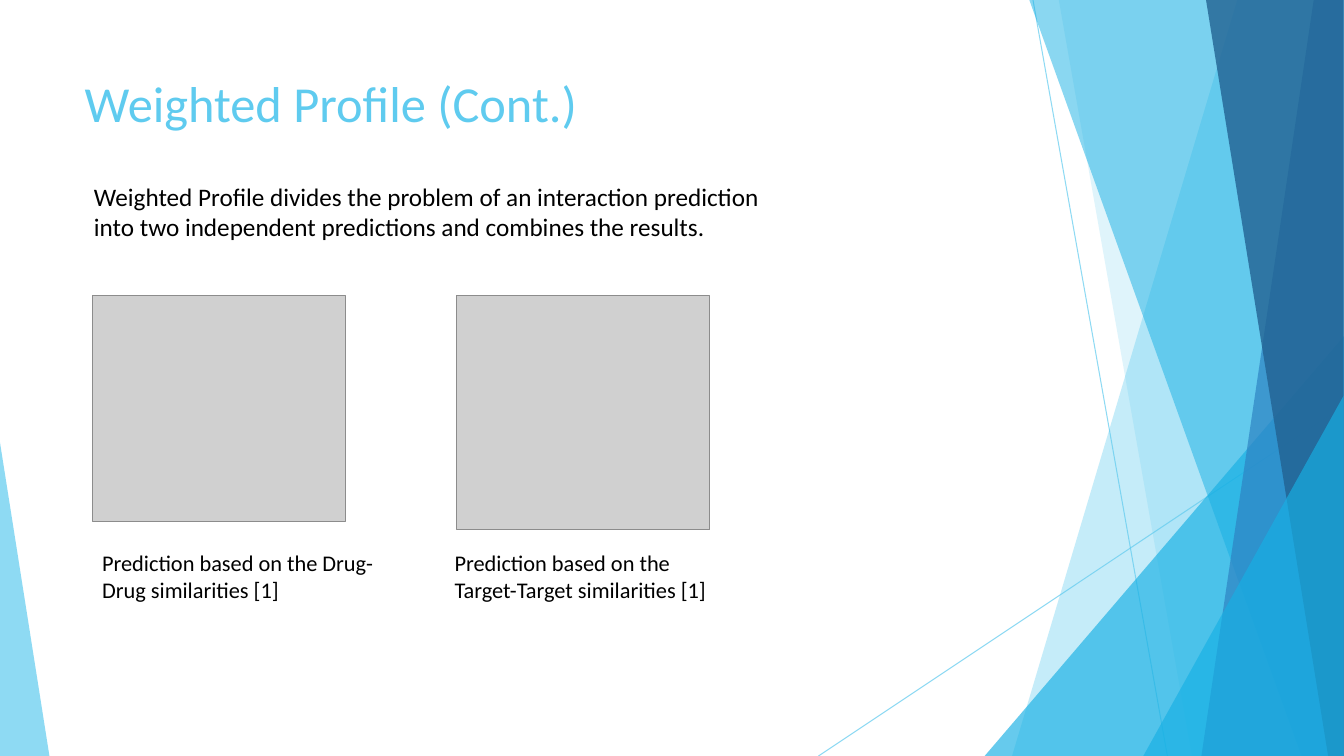
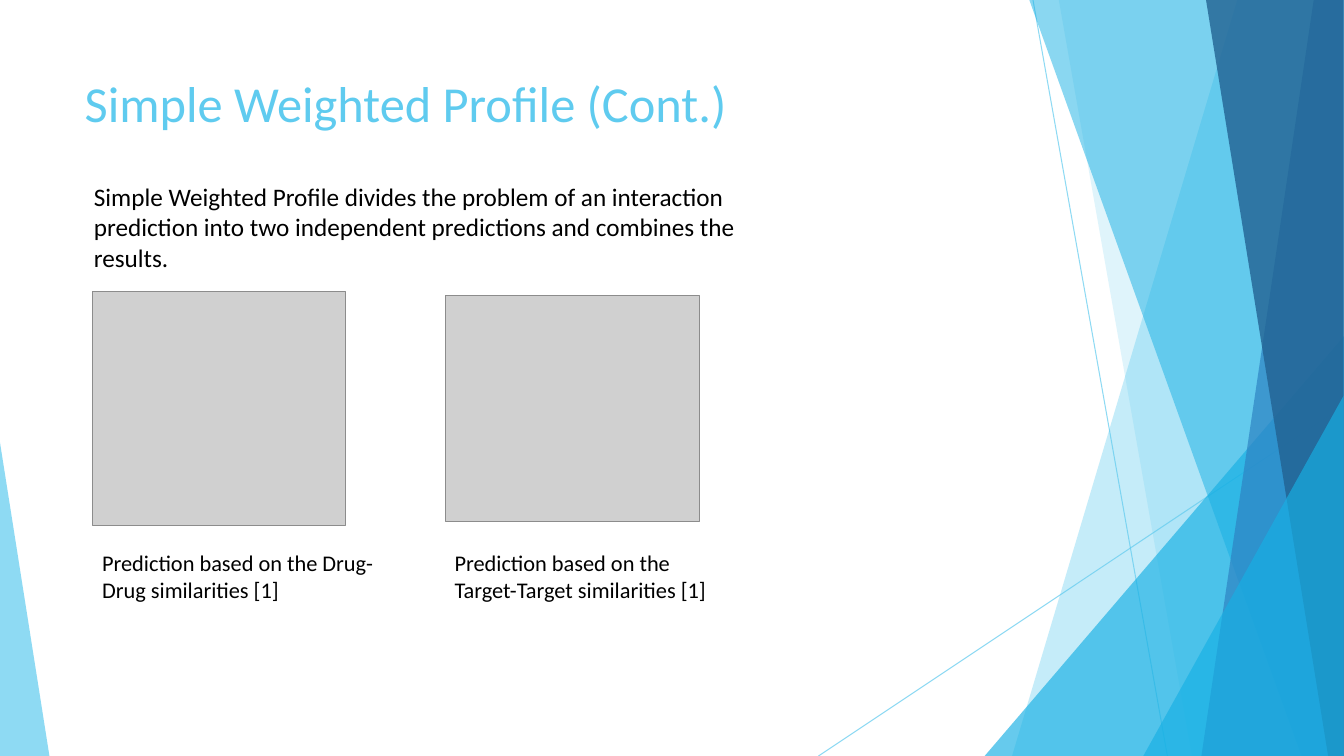
Before and after one commit to AbdullahAlZoabi/Drug-Target-Interaction-Prediction, a slide deck: slide 10 of Presentation/Drug-Target Interaction Prediction.pptx. Drawn at 1344x756 pixels with LibreOffice and Linux fonts; fonts in the diff are those of the drawing; grey boxes stand for pictures. Boxes give left, top, right and bottom in pixels: in the first picture for what was removed or moved away, otherwise in the second. Text is boxed around its words. In the diff, an @@ line names an element or a change of style, - is before the commit and + after.

```diff
--- a/Presentation/Drug-Target Interaction Prediction.pptx
+++ b/Presentation/Drug-Target Interaction Prediction.pptx
@@ title at <box>85,85,727,131</box>: text changed @@
-Weighted Profile (Cont.)
+Simple Weighted Profile (Cont.)
@@ text at <box>94,188,734,268</box>: text changed @@
-Weighted Profile divides the problem of an interaction prediction into two independent predictions and combines the results.
+Simple Weighted Profile divides the problem of an interaction prediction into two independent predictions and combines the results.
@@ picture: place and size @@
-picture at <box>457,295,710,529</box>
+picture at <box>92,291,345,525</box>
@@ picture: place and size @@
-picture at <box>92,295,345,521</box>
+picture at <box>446,295,699,521</box>
```
Also in this commit, not shown: 5 other slides changed.
